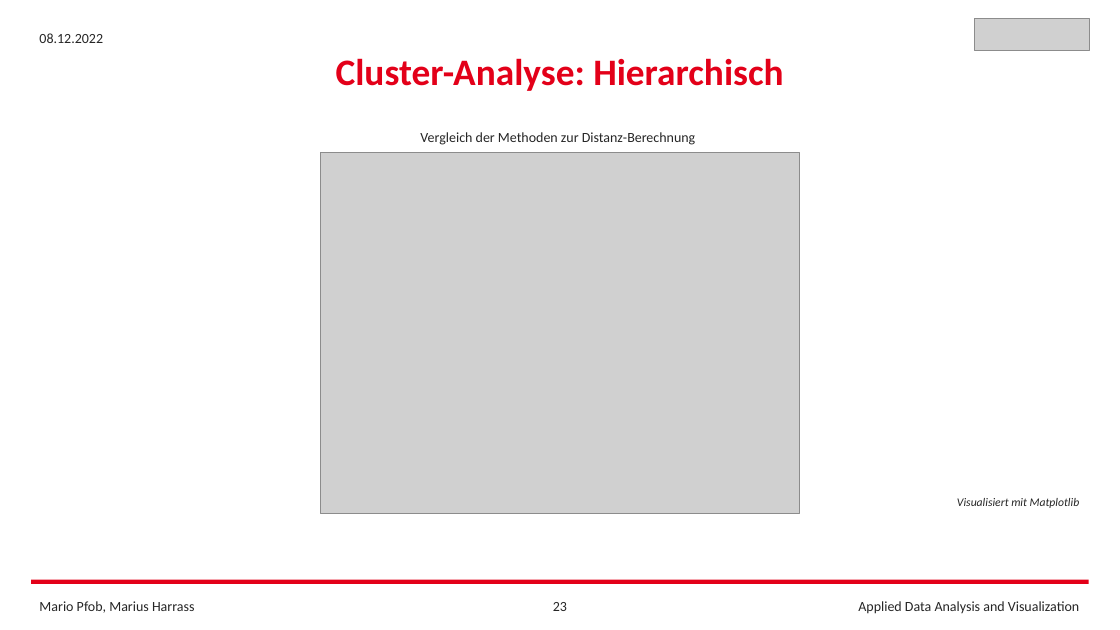
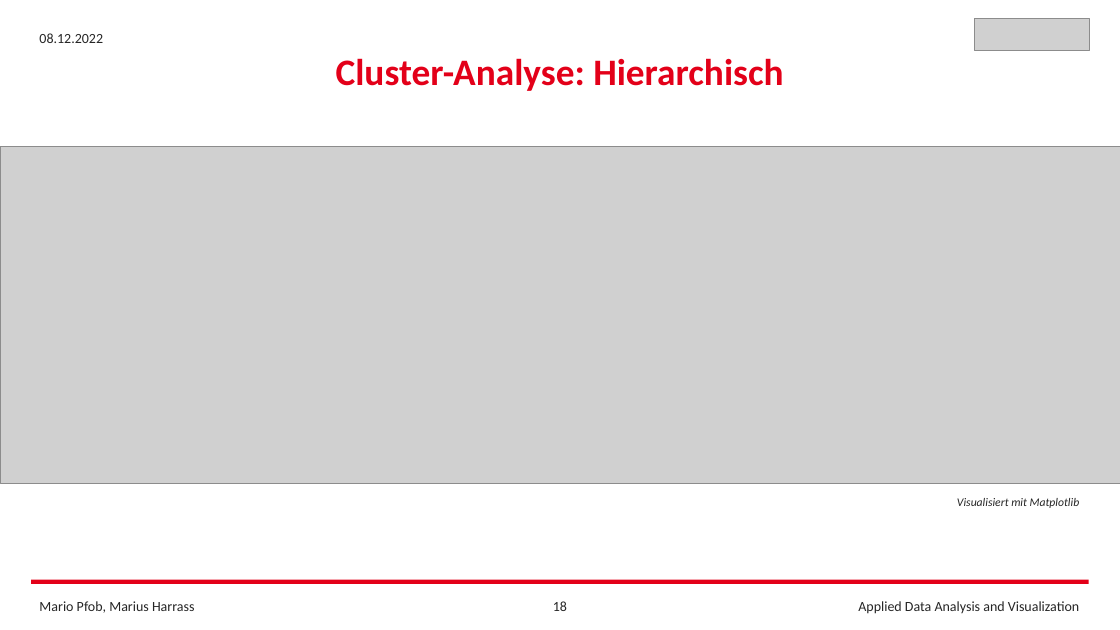
Before and after one commit to FrankCastlepancakes/ClusteringScikitLearn, a slide deck: slide 18 of Clustering_Scikit_Learn.pptx (slide 23 before the commit). Drawn at 1120x630 pixels with LibreOffice and Linux fonts; fonts in the diff are those of the drawing; grey boxes stand for pictures. Boxes give left, top, right and bottom in pixels: in the first picture for what was removed or moved away, otherwise in the second. Text is boxed around its words. In the diff, an @@ line names an element or a change of style, - is before the commit and + after.

```diff
--- a/Clustering_Scikit_Learn.pptx
+++ b/Clustering_Scikit_Learn.pptx
@@ picture added at (0,146,1120,483) @@
@@ text removed at (420,132,695,145) @@
-Vergleich der Methoden zur Distanz-Berechnung
@@ picture removed at (321,152,800,513) @@
@@ page number at (553,601,567,611): text changed @@
-23
+18
```
Also in this commit, not shown: 3 other slides changed, 1 slide removed, 2 other files.
